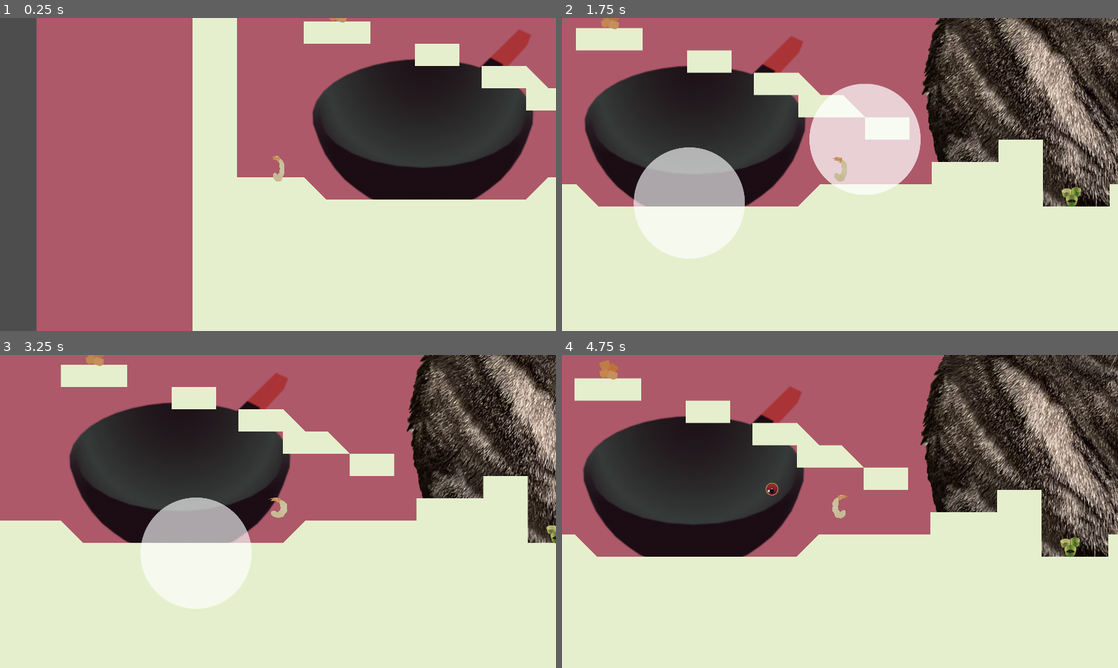
Above: before the commit, frames 1-4 (two rows, left to right).
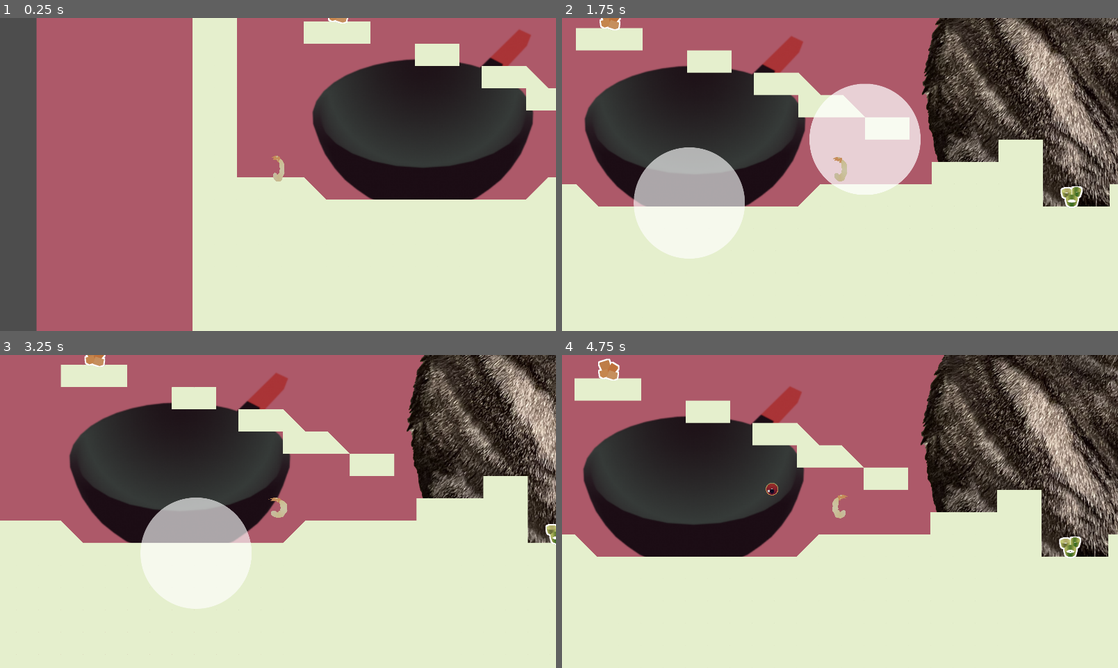
Above: after the commit, the same moments.

Repository: aectias/ShrimpFriedRice
Game: Godot game, scene res://Levels/FinalLevel.tscn
The game is run twice, just before and just after one commit, with the same random seed, the same clock (stepped at 60 frames per second) and the same inputs.
Inputs (mouse positions are in pixels of both pictures, inside the frame that each line leads up to):
- Up to frame 1 (0.25 s): no input
- Up to frame 2 (1.75 s): move the mouse to (962, 158) at 0.52 s; hold Right (ui_right) from 0.53 s (still down); click (962, 158) at 0.6 s; tap Space (jump) at 0.77, 1.52 s; move the mouse to (728, 190) at 1.27 s; click (728, 190) at 1.35 s
- Up to frame 3 (3.25 s): move the mouse to (333, 442) at 2.02 s; release Right (ui_right) at 2.03 s; hold Left (ui_left) 2.03-2.78 s; click (333, 442) at 2.1 s; move the mouse to (250, 574) at 2.77 s; hold Right (ui_right) from 2.78 s (still down); click (250, 574) at 2.85 s; tap Space (jump) at 3.02 s
- Up to frame 4 (4.75 s): move the mouse to (1006, 558) at 3.52 s; click (1006, 558) at 3.6 s; tap Space (jump) at 3.77, 4.52 s; move the mouse to (673, 464) at 4.27 s; release Right (ui_right) at 4.28 s; hold Left (ui_left) from 4.28 s (still down); click (673, 464) at 4.35 s

The runs differ from the first frame. In frame 1, less than 0.1% of the frame differs, in the area x 59-63%, y 0-2%; in frame 2, 0.1%; in frame 3, less than 0.1%; in frame 4, 0.2%, in the area x 6-94%, y 1-65%.

Commit message:
Added outlines to collectables

Diff:
--- a/2D-LevelDesignMap_01/Collectibles/Carrots.tscn
+++ b/2D-LevelDesignMap_01/Collectibles/Carrots.tscn
@@ -1,7 +1,8 @@
-[gd_scene load_steps=4 format=3 uid="uid://dbtvj2v1d5pi4"]
+[gd_scene load_steps=5 format=3 uid="uid://dbtvj2v1d5pi4"]
 
 [ext_resource type="Script" path="res://Collectibles/Collectibles.gd" id="1_ckxms"]
 [ext_resource type="Texture2D" uid="uid://xq46gqfyaaox" path="res://Art/Carrots.png" id="2_61ms2"]
+[ext_resource type="Material" uid="uid://cqv21nkwbspwr" path="res://Collectibles/Outline.tres" id="2_uyub6"]
 
 [sub_resource type="RectangleShape2D" id="RectangleShape2D_4wr5h"]
 size = Vector2(50, 50)
@@ -12,6 +13,7 @@
 script = ExtResource("1_ckxms")
 
 [node name="Sprite2D" type="Sprite2D" parent="."]
+material = ExtResource("2_uyub6")
 scale = Vector2(0.25, 0.25)
 texture = ExtResource("2_61ms2")
 
--- a/2D-LevelDesignMap_01/Collectibles/GreenOnions.tscn
+++ b/2D-LevelDesignMap_01/Collectibles/GreenOnions.tscn
@@ -1,6 +1,7 @@
-[gd_scene load_steps=4 format=3 uid="uid://qloe28slxy84"]
+[gd_scene load_steps=5 format=3 uid="uid://qloe28slxy84"]
 
 [ext_resource type="Script" path="res://Collectibles/Collectibles.gd" id="1_oicto"]
+[ext_resource type="Material" uid="uid://cqv21nkwbspwr" path="res://Collectibles/Outline.tres" id="2_1s7go"]
 [ext_resource type="Texture2D" uid="uid://bi0fkik3i1s37" path="res://Art/GreenOnion.png" id="2_nqsph"]
 
 [sub_resource type="RectangleShape2D" id="RectangleShape2D_4wr5h"]
@@ -13,6 +14,7 @@
 collectible_type = 1
 
 [node name="Sprite2D" type="Sprite2D" parent="."]
+material = ExtResource("2_1s7go")
 scale = Vector2(0.25, 0.25)
 texture = ExtResource("2_nqsph")
 
--- /dev/null
+++ b/2D-LevelDesignMap_01/Collectibles/Outline.tres
@@ -0,0 +1,8 @@
+[gd_resource type="ShaderMaterial" load_steps=2 format=3 uid="uid://cqv21nkwbspwr"]
+
+[ext_resource type="Shader" path="res://Outline.gdshader" id="1_ustmq"]
+
+[resource]
+shader = ExtResource("1_ustmq")
+shader_parameter/line_color = Color(1, 1, 1, 1)
+shader_parameter/line_thickness = 15.0
--- a/2D-LevelDesignMap_01/Collectibles/Peas.tscn
+++ b/2D-LevelDesignMap_01/Collectibles/Peas.tscn
@@ -1,6 +1,7 @@
-[gd_scene load_steps=4 format=3 uid="uid://dmrppi1ebg03x"]
+[gd_scene load_steps=5 format=3 uid="uid://dmrppi1ebg03x"]
 
 [ext_resource type="Script" path="res://Collectibles/Collectibles.gd" id="1_ujiy3"]
+[ext_resource type="Material" uid="uid://cqv21nkwbspwr" path="res://Collectibles/Outline.tres" id="2_0rajs"]
 [ext_resource type="Texture2D" uid="uid://bdcc7nhpk5e02" path="res://Art/Peas.png" id="2_gto0k"]
 
 [sub_resource type="RectangleShape2D" id="RectangleShape2D_4wr5h"]
@@ -13,6 +14,7 @@
 collectible_type = 2
 
 [node name="Sprite2D" type="Sprite2D" parent="."]
+material = ExtResource("2_0rajs")
 scale = Vector2(0.25, 0.25)
 texture = ExtResource("2_gto0k")
 
--- a/2D-LevelDesignMap_01/Collectibles/Tomato.tscn
+++ b/2D-LevelDesignMap_01/Collectibles/Tomato.tscn
@@ -1,6 +1,7 @@
-[gd_scene load_steps=4 format=3 uid="uid://vvavyg2784qc"]
+[gd_scene load_steps=5 format=3 uid="uid://vvavyg2784qc"]
 
 [ext_resource type="Script" path="res://Collectibles/Collectibles.gd" id="1_hre4j"]
+[ext_resource type="Material" uid="uid://cqv21nkwbspwr" path="res://Collectibles/Outline.tres" id="2_eecwn"]
 [ext_resource type="Texture2D" uid="uid://c6s8a02ohx0xn" path="res://Art/Tomato.png" id="2_m5vq5"]
 
 [sub_resource type="RectangleShape2D" id="RectangleShape2D_4wr5h"]
@@ -13,6 +14,7 @@
 collectible_type = 3
 
 [node name="Sprite2D" type="Sprite2D" parent="."]
+material = ExtResource("2_eecwn")
 scale = Vector2(0.25, 0.25)
 texture = ExtResource("2_m5vq5")
 
--- /dev/null
+++ b/2D-LevelDesignMap_01/Outline.gdshader
@@ -0,0 +1,21 @@
+shader_type canvas_item;
+
+uniform vec4 line_color : source_color = vec4(1); // used to be "hint_color" in godot 3
+uniform float line_thickness : hint_range(0, 20) = 1.0;
+
+void fragment() {
+	vec2 size = TEXTURE_PIXEL_SIZE * line_thickness;
+
+	float outline = texture(TEXTURE, UV + vec2(-size.x, 0)).a;
+	outline += texture(TEXTURE, UV + vec2(0, size.y)).a;
+	outline += texture(TEXTURE, UV + vec2(size.x, 0)).a;
+	outline += texture(TEXTURE, UV + vec2(0, -size.y)).a;
+	outline += texture(TEXTURE, UV + vec2(-size.x, size.y)).a;
+	outline += texture(TEXTURE, UV + vec2(size.x, size.y)).a;
+	outline += texture(TEXTURE, UV + vec2(-size.x, -size.y)).a;
+	outline += texture(TEXTURE, UV + vec2(size.x, -size.y)).a;
+	outline = min(outline, 1.0);
+
+	vec4 color = texture(TEXTURE, UV);
+	COLOR = mix(color, line_color, outline - color.a);
+}
